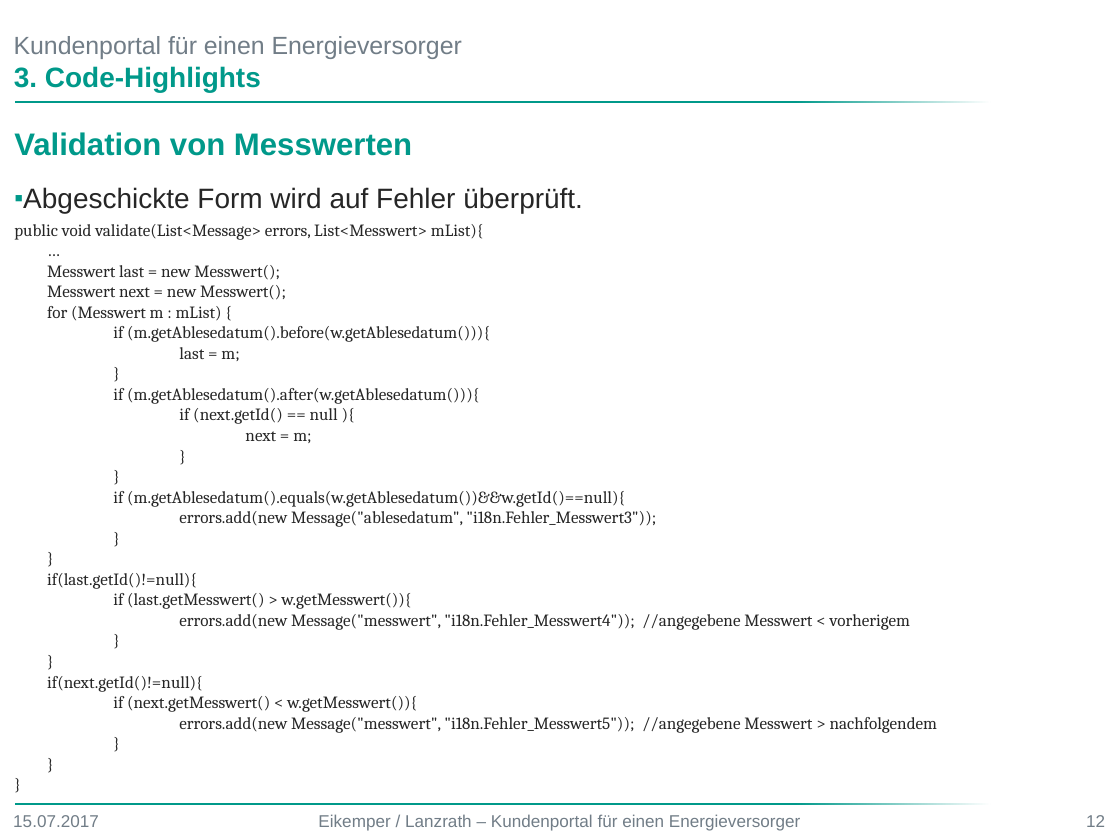
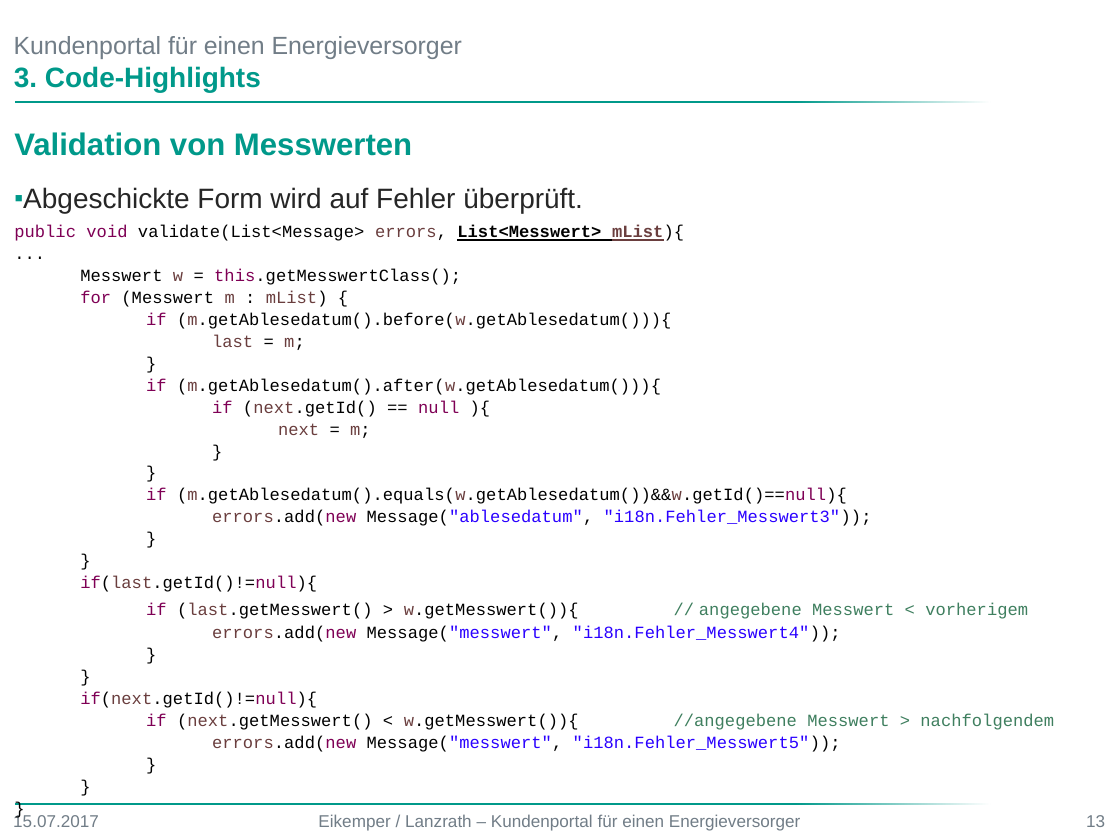
Before and after one commit to DerMagsTa/Kundenportal, a slide deck: slide 13 of Präsentation Web Programmierung.pptx (slide 12 before the commit). Drawn at 1120x840 pixels with LibreOffice and Linux fonts; fonts in the diff are those of the drawing; background and template pictures are left out. Boxes give left, top, right and bottom in pixels: in the first picture for what was removed or moved away, otherwise in the second. Text is boxed around its words. In the diff, an @@ line names an element or a change of style, - is before the commit and + after.

```diff
--- a/Präsentation Web Programmierung.pptx
+++ b/Präsentation Web Programmierung.pptx
@@ text at bbox=[14, 224, 872, 708]: font Cambria to Courier New in "public void validate(List<Message> errors, List<Messwert> mL ...", "for (Messwert m : mList) {", "if (m.getAblesedatum().before(w.getAblesedatum())){", "last = m;" and 17 more places; text colour #262626 to #7F0055 in "public void", "for", "if", "if" and 5 more places; text colour #262626 to #000000 in "validate(List<Message> errors, List<Messwert> mList){", "(Messwert : mList) {", "(m.getAblesedatum().before(w.getAblesedatum())){", "= m;" and 17 more places; text colour #262626 to #6A3E3E in "errors, mList){", "m mList)", "(m.getAblesedatum().before(w.getAblesedatum())){", "last m;" and 7 more places; bold on, underline on in "List<Messwert> mList){"; text colour #262626 to #2A00FF in "Message("ablesedatum", "i18n.Fehler_Messwert3"));"; list level 3 to 1 in "public void validate(List<Message> errors, List<Messwert> ..."; line spacing 1 to 1.07; list level 4 to 1 in "for (Messwert m : mList) ..."; list level 4 to 1 in "if (m.getAblesedatum().before(w.getAblesedatum())){"; list level 4 to 1 in "last = m;"; list level 4 to 1 in "}"; list level 4 to 1 in "if (m.getAblesedatum().after(w.getAblesedatum())){"; list level 4 to 1 in "if (next.getId() == null ){"; list level 4 to 1 in "next = m;"; list level 4 to 1 in "if (m.getAblesedatum().equals(w.getAblesedatum())&&w.getId() ..."; list level 4 to 1 in "errors.add(new Message("ablesedatum", "i18n.Fehler_Messwert3 ..."; list level 4 to 1 in "if(last.getId()!=null){"; list level 4 to 1 in "if(next.getId()!=null){" @@
@@ text at bbox=[80, 268, 461, 285]: text changed; font Cambria to Courier New; text colour #262626 to #000000 @@
-      …
-      Messwert last = new Messwert();
-      Messwert next = new Messwert();
+...
+Messwert w = this.getMesswertClass();
@@ text at bbox=[146, 603, 1028, 642]: text changed; font Cambria to Courier New; text colour #262626 to #000000 @@
-      if (last.getMesswert() > w.getMesswert()){
-      errors.add(new Message("messwert", "i18n.Fehler_Messwert4")); //angegebene Messwert < vorherigem
+if (last.getMesswert() > w.getMesswert()){ // angegebene Messwert < vorherigem
+errors.add(new Message("messwert", "i18n.Fehler_Messwert4"));
@@ text at bbox=[146, 713, 1054, 752]: text changed; font Cambria to Courier New; text colour #262626 to #000000 @@
-      if (next.getMesswert() < w.getMesswert()){
-      errors.add(new Message("messwert", "i18n.Fehler_Messwert5")); //angegebene Messwert > nachfolgendem
+if (next.getMesswert() < w.getMesswert()){ //angegebene Messwert > nachfolgendem
+errors.add(new Message("messwert", "i18n.Fehler_Messwert5"));
@@ page number at bbox=[1086, 815, 1105, 827]: text changed @@
-12
+13
```
Also in this commit, not shown: 7 other slides changed, 2 slides added.
